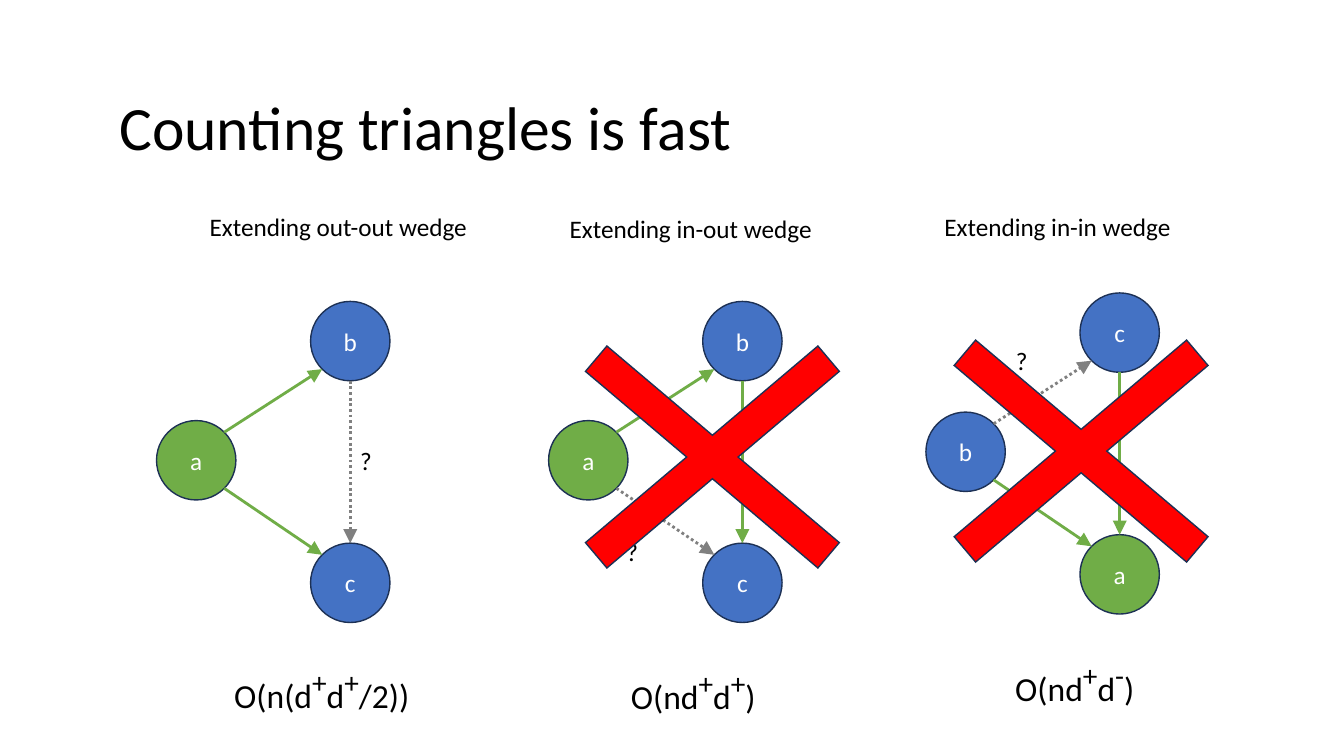
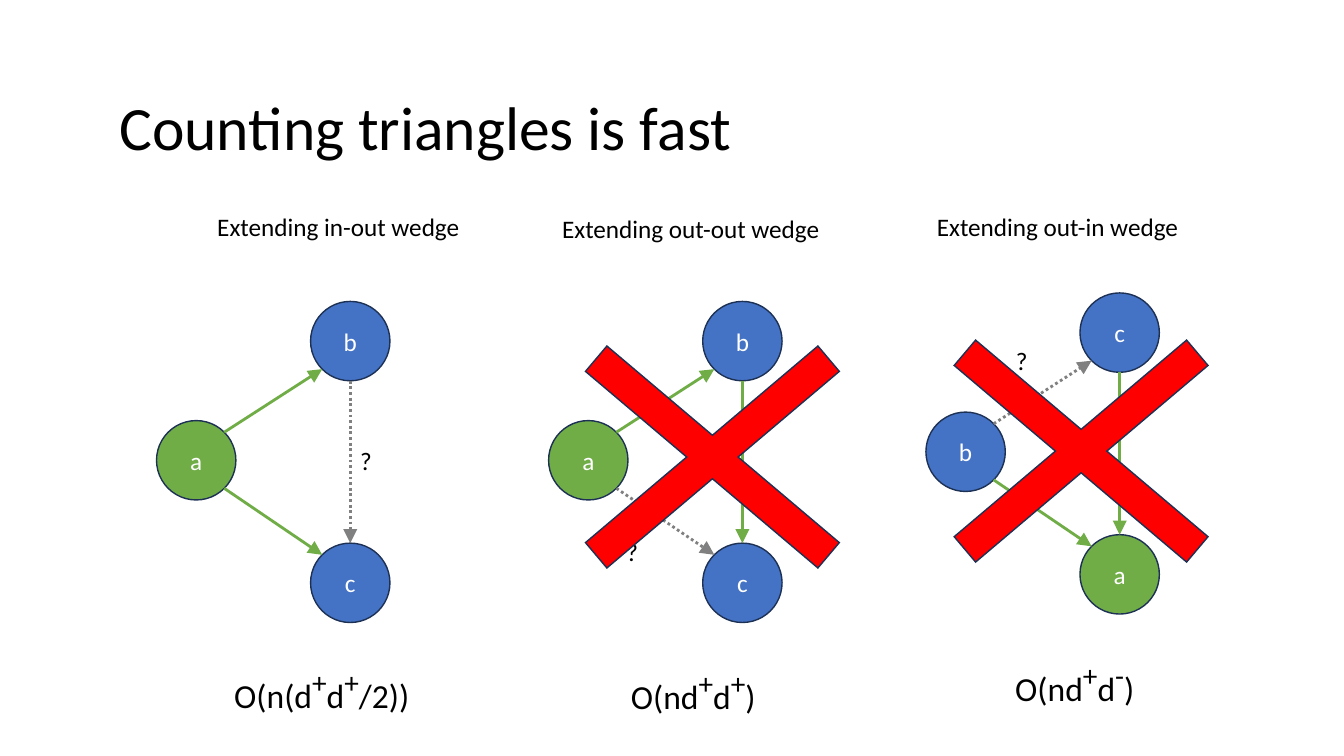
Before and after one commit to samwindels/gradco, a slide deck: slide 30 of presentation.pptx (slide 32 before the commit). Drawn at 1344x756 pixels with LibreOffice and Linux fonts; fonts in the diff are those of the drawing. Boxes give left, top, right and bottom in pixels: in the first picture for what was removed or moved away, otherwise in the second. Text is boxed around its words. In the diff, an @@ line names an element or a change of style, - is before the commit and + after.

```diff
--- a/presentation.pptx
+++ b/presentation.pptx
@@ text at (217,218,459,241): text changed @@
-Extending out-out wedge
+Extending in-out wedge
@@ text at (562,220,819,243): text changed @@
-Extending in-out wedge
+Extending out-out wedge
@@ text at (937,218,1178,241): text changed @@
-Extending in-in wedge
+Extending out-in wedge
```
Also in this commit, not shown: 23 other slides changed, 2 slides added.
